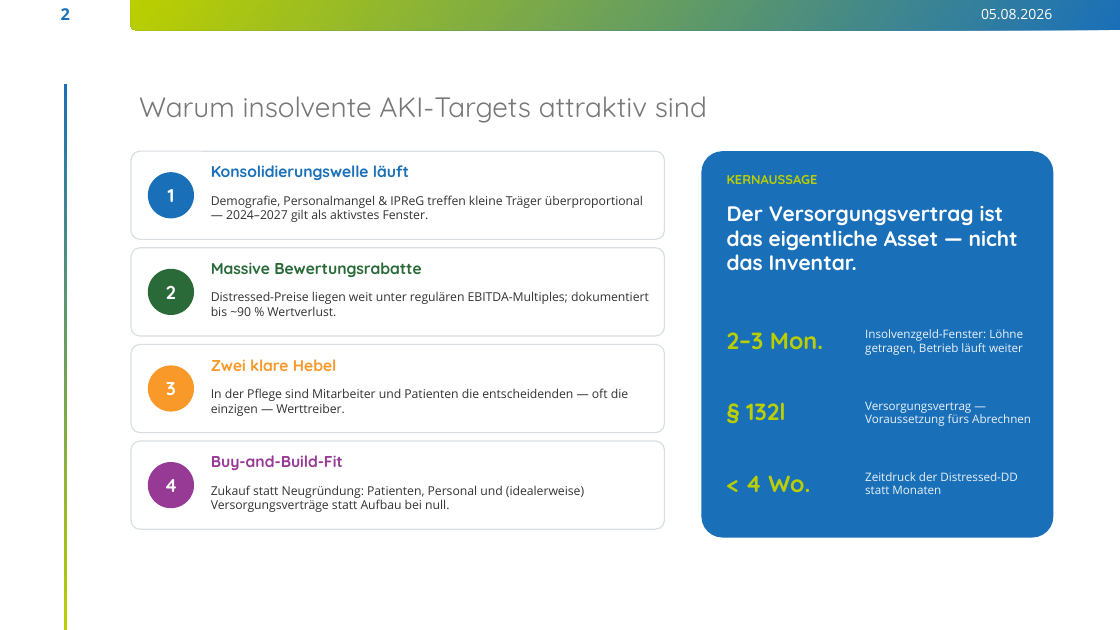
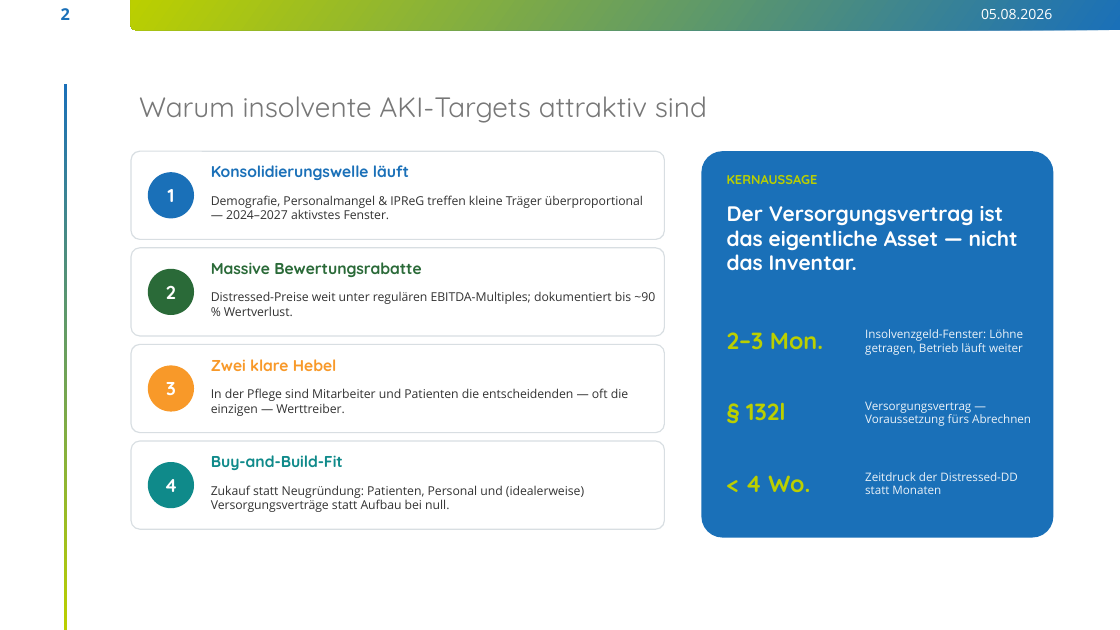
Before and after one commit to findingNemo0o0/repository, a slide deck: slide 2 of insolvenz-ma-pflege/InsolvenzProzess.pptx. Drawn at 1120x630 pixels with LibreOffice and Linux fonts; fonts in the diff are those of the drawing; background and template pictures are left out. Boxes give left, top, right and bottom in pixels: in the first picture for what was removed or moved away, otherwise in the second. Text is boxed around its words. In the diff, an @@ line names an element or a change of style, - is before the commit and + after.

```diff
--- a/insolvenz-ma-pflege/InsolvenzProzess.pptx
+++ b/insolvenz-ma-pflege/InsolvenzProzess.pptx
@@ text at box(211, 195, 643, 219): text changed @@
-Demografie, Personalmangel & IPReG treffen kleine Träger überproportional — 2024–2027 gilt als aktivstes Fenster.
+Demografie, Personalmangel & IPReG treffen kleine Träger überproportional — 2024–2027 aktivstes Fenster.
@@ text at box(211, 291, 655, 316): text changed @@
-Distressed-Preise liegen weit unter regulären EBITDA-Multiples; dokumentiert bis ~90 % Wertverlust.
+Distressed-Preise weit unter regulären EBITDA-Multiples; dokumentiert bis ~90 % Wertverlust.
@@ ellipse "4" at box(148, 462, 194, 508): fill #963A96 to #0F8A8A @@
@@ text "Buy-and-Build-Fit" at box(211, 455, 343, 470): text colour #963A96 to #0F8A8A @@
```
Also in this commit, not shown: 3 other slides changed, 4 slides added, 5 slides removed, 1 other file.
